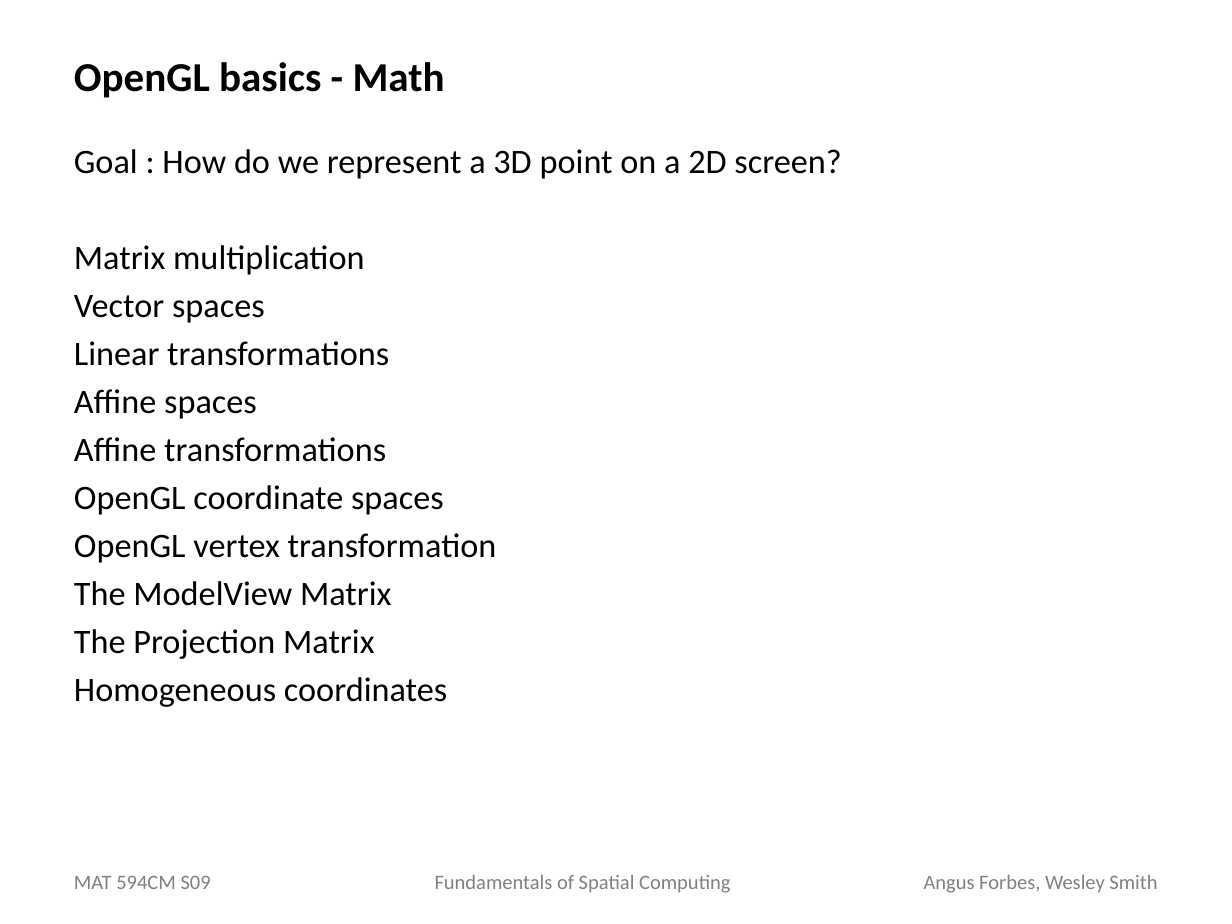
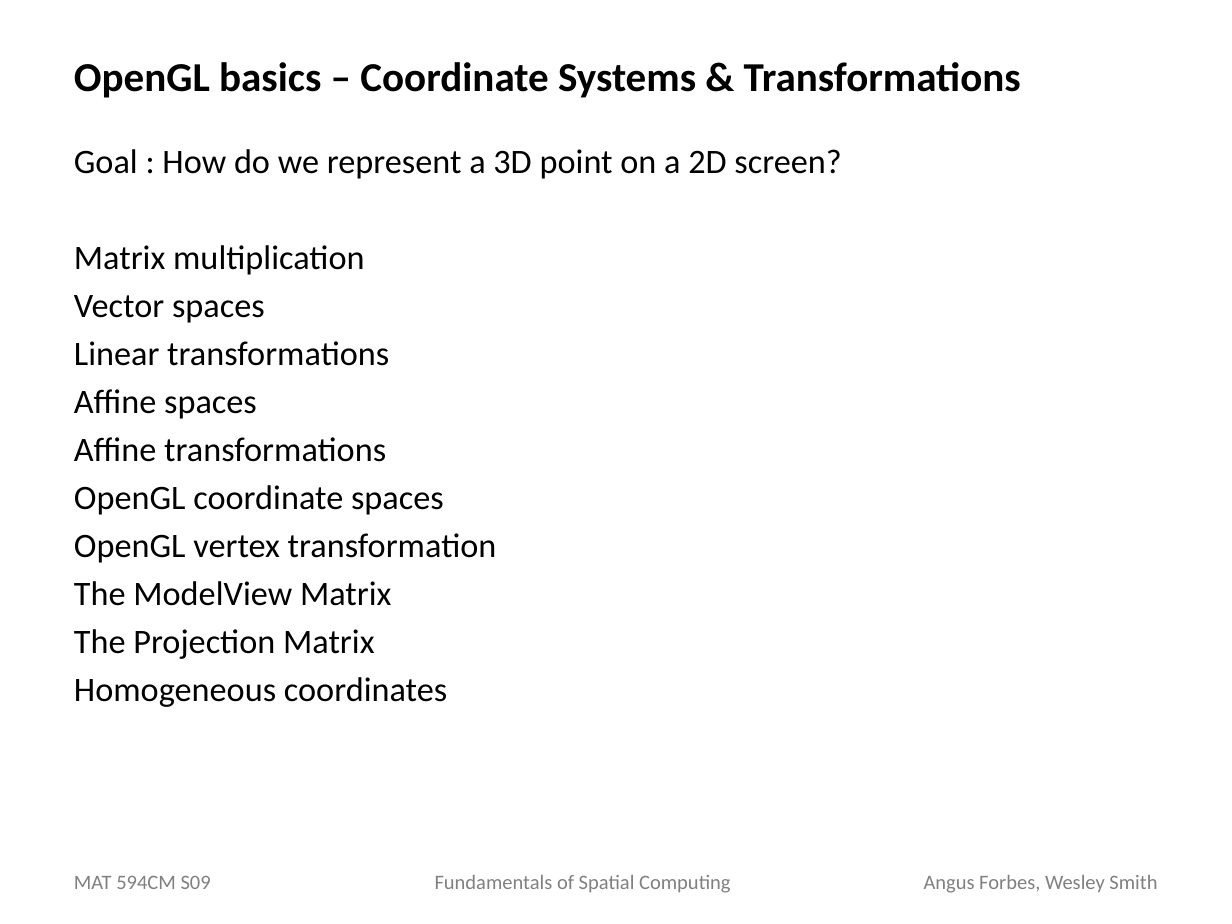
Before and after one commit to angusforbes/mat594cm, a slide deck: slide 1 of Week1/Week1-OpenGL_Basics.pptx. Drawn at 1232x924 pixels with LibreOffice and Linux fonts; fonts in the diff are those of the drawing. Boxes give left, top, right and bottom in pixels: in the first picture for what was removed or moved away, otherwise in the second. Text is boxed around its words. In the diff, an @@ line names an element or a change of style, - is before the commit and + after.

```diff
--- a/Week1/Week1-OpenGL_Basics.pptx
+++ b/Week1/Week1-OpenGL_Basics.pptx
@@ title at (x1=74, y1=62, x2=1021, y2=98): text changed @@
-OpenGL basics - Math
+OpenGL basics – Coordinate Systems & Transformations
```
Also in this commit, not shown: 5 other slides changed, 4 slides added, 2 other files.
